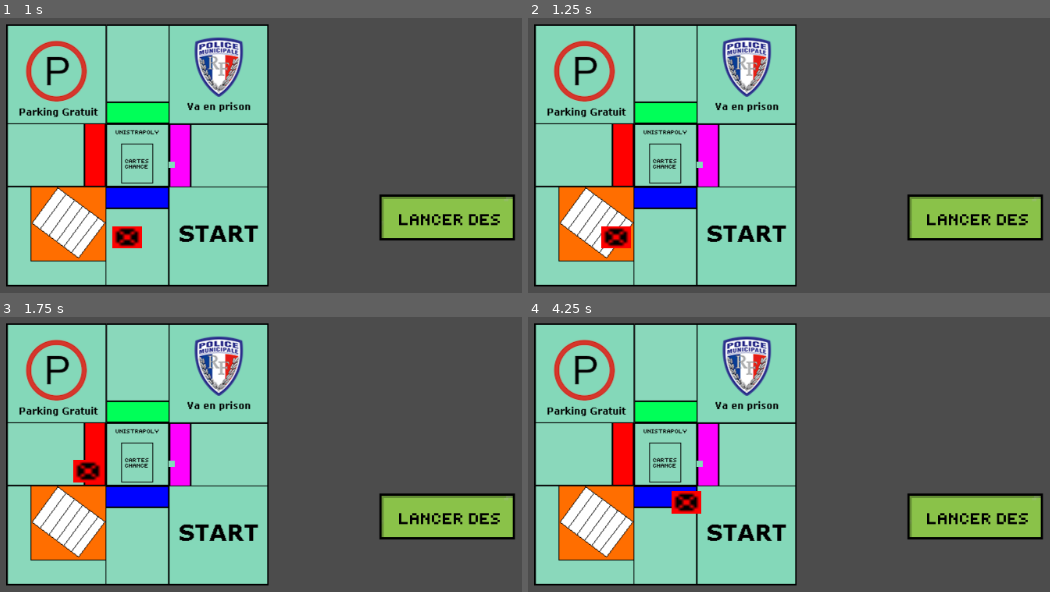
Above: before the commit, frames 1-4 (two rows, left to right).
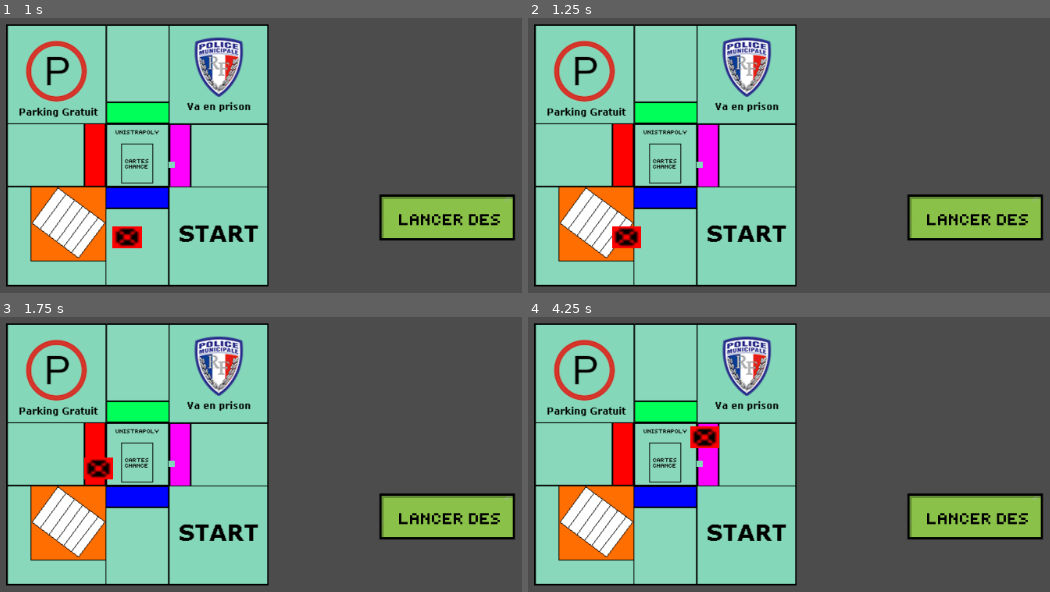
Above: after the commit, the same moments.

Repository: DARWICHAli/projet_integrateur
Game: Godot game, scene res://Jeu.tscn
Same seed, same stepped clock (60 frames per second), same inputs: the game is played once before the commit and once after it.
Inputs (mouse positions are in pixels of both pictures, inside the frame that each line leads up to):
- Up to frame 1 (1 s): click (433, 251) at 0.5 s
- Up to frame 2 (1.25 s): no input
- Up to frame 3 (1.75 s): click (433, 550) at 1.25 s
- Up to frame 4 (4.25 s): click (961, 550) at 2 s; move the mouse to (997, 517) at 2.77 s; click (997, 517) at 2.92 s; move the mouse to (658, 564) at 3.52 s; click (658, 564) at 3.67 s

Frame 1 is identical in both runs. In frame 2, 0.6% of the frame differs, in the area x 13-22%, y 75-84%; in frame 3, 0.6%; in frame 4, 1.0%, in the area x 27-37%, y 39-72%.

Commit message:
Premier Proto avec système paiement automatique des cases

Diff:
--- a/godot/Jeu.tscn
+++ b/godot/Jeu.tscn
@@ -220,7 +220,10 @@
 17/z_index = 0
 
 [sub_resource type="RectangleShape2D" id=2]
-extents = Vector2( 32.1061, 41.0426 )
+extents = Vector2( 43.3821, 41.0426 )
+
+[sub_resource type="RectangleShape2D" id=4]
+extents = Vector2( 59.4828, 30.1219 )
 
 [sub_resource type="RectangleShape2D" id=3]
 extents = Vector2( 58.5643, 27.7292 )
@@ -240,22 +243,22 @@
 script = ExtResource( 6 )
 
 [node name="CollisionShape2D" type="CollisionShape2D" parent="Plateau/AllerPrison"]
-position = Vector2( 370.415, 105.803 )
+position = Vector2( 367.517, 115.657 )
 shape = SubResource( 2 )
 
 [node name="Start" type="Area2D" parent="Plateau"]
 script = ExtResource( 16 )
 
 [node name="CollisionShape2D" type="CollisionShape2D" parent="Plateau/Start"]
-position = Vector2( 376.624, 296.944 )
+position = Vector2( 367.35, 298.103 )
 shape = SubResource( 2 )
 
 [node name="Park" type="Area2D" parent="Plateau"]
 script = ExtResource( 17 )
 
 [node name="CollisionShape2D" type="CollisionShape2D" parent="Plateau/Park"]
-position = Vector2( 191.687, 105.799 )
-shape = SubResource( 2 )
+position = Vector2( 177.363, 125.197 )
+shape = SubResource( 4 )
 
 [node name="Prison" type="Area2D" parent="Plateau"]
 script = ExtResource( 18 )
@@ -299,11 +302,11 @@
 script = ExtResource( 19 )
 
 [node name="CollisionPolygon2D" type="CollisionPolygon2D" parent="Plateau/VisitePrison"]
-position = Vector2( 119.518, 69.0964 )
+position = Vector2( 119.518, 68.5168 )
 polygon = PoolVector2Array( -3.3196, -1.50504, -3.13431, 122.638, 1.91772, 123.323, 120.823, 122.453, 121.009, 94.1037, 25.7706, 94.4742, 25.2148, -2.24619 )
 
 [node name="Pion" parent="." instance=ExtResource( 15 )]
-position = Vector2( 387.202, 294.449 )
+position = Vector2( 387.202, 295.029 )
 scale = Vector2( 0.400001, 0.48 )
 SPEED = 200
 
--- a/godot/Scripts/AllerPrison.gd
+++ b/godot/Scripts/AllerPrison.gd
@@ -15,5 +15,12 @@
 	t_detect.start()
 	yield(t_detect, "timeout")
 	if overlaps_body(body):
+		get_node("../..").coin = 1
+		body.prison = 1
 		get_node("../../Pion").position = get_node("../Prison/CollisionShape2D").position
-		print("VA EN PRISON !")
+		print("VOUS ETES EN PRISON, PAYEZ 50 ECTS !")
+		body.argent-=50
+		print("Solde : " + str(body.argent))
+		if body.argent <= 0:
+			print("VOUS ETES FAUCHES, C'EST PERDU !")
+			get_tree().quit()
--- a/godot/Scripts/Bleu.gd
+++ b/godot/Scripts/Bleu.gd
@@ -1,20 +1,7 @@
 extends Area2D
 
-
-# Declare member variables here. Examples:
-# var a = 2
-# var b = "text"
-
-
-# Called when the node enters the scene tree for the first time.
 func _ready():
-	pass # Replace with function body.
-
-
-# Called every frame. 'delta' is the elapsed time since the previous frame.
-#func _process(delta):
-#	pass
-
+	pass
 
 func _on_Bleu_body_entered(body):
 	get_node("../..").move()
@@ -25,4 +12,9 @@
 	t_detect.start()
 	yield(t_detect, "timeout")
 	if overlaps_body(body):
-		print("BLEU")
+		print("BIENVENUE A L'UFR : PAYEZ 150 ECTS !")
+		body.argent-=150
+		print("Solde : " + str(body.argent))
+		if body.argent <= 0:
+			print("VOUS ETES FAUCHES, C'EST PERDU !")
+			get_tree().quit()
--- a/godot/Scripts/Pion.gd
+++ b/godot/Scripts/Pion.gd
@@ -6,8 +6,10 @@
 var nb_cases = 3 # Par côté
 var case_side = 12
 
-
+var prison = 0
+var argent = 0
 var side = 30
+var nb_tours = 1
 
 #var velocity = Vector2()
 var game_size
@@ -56,4 +58,4 @@
 
 
 func _on_Lancer_pressed():
-	get_node("..").dep_cases = get_node("..").lancer_de()
+	get_node("..").dep_cases = 2#get_node("..").lancer_de()
--- a/godot/Scripts/Prison.gd
+++ b/godot/Scripts/Prison.gd
@@ -13,4 +13,11 @@
 	t_detect.start()
 	yield(t_detect, "timeout")
 	if overlaps_body(body):
-		print("VOUS ETES EN PRISON HAHAHAHA")
+		if body.prison == 0:
+			body.position = get_node("../VisitePrison/CollisionPolygon2D").get_global_position()
+#		print("VOUS ETES EN PRISON, PAYEZ 50 ECTS !")
+#		body.argent-=50
+#		print("Solde : " + str(body.argent))
+#		if body.argent <= 0:
+#			print("VOUS ETES FAUCHES, C'EST PERDU !")
+#			get_tree().quit()
--- a/godot/Scripts/Rouge.gd
+++ b/godot/Scripts/Rouge.gd
@@ -1,19 +1,7 @@
 extends Area2D
 
-# Declare member variables here. Examples:
-# var a = 2
-# var b = "text"
-
-
-# Called when the node enters the scene tree for the first time.
 func _ready():
-	pass # Replace with function body.
-
-
-# Called every frame. 'delta' is the elapsed time since the previous frame.
-#func _process(delta):
-#	pass
-
+	pass
 
 func _on_Rouge_body_entered(body):
 	get_node("../..").move()
@@ -24,4 +12,9 @@
 	t_detect.start()
 	yield(t_detect, "timeout")
 	if overlaps_body(body):
-		print("ROUGE")
+		print("BIENVENUE A LA FAC DE MEDECINE : PAYEZ 100 ECTS !")
+		body.argent-=100
+		print("Solde : " + str(body.argent))
+		if body.argent <= 0:
+			print("VOUS ETES FAUCHES, C'EST PERDU !")
+			get_tree().quit()
--- a/godot/Scripts/Start.gd
+++ b/godot/Scripts/Start.gd
@@ -6,7 +6,16 @@
 func _on_Start_body_entered(body):
 	if get_node("../..").debut == 0:
 		get_node("../..").dep_cases+=1
-		get_node("../..").debut+=1
+		body.argent = 500
+	else:
+		body.argent+=100
+		print("TOUR " + str(body.nb_tours) + "/3 FINI !")
+		if body.nb_tours == 3:
+			print("C'EST GAGNE !")
+			get_tree().quit()
+		print("RECEVEZ 100 ECTS !")
+		print("Solde : " + str(body.argent))
+		body.nb_tours+=1
 	get_node("../..").coin = 0
 	get_node("../..").move()
 	var t_detect = Timer.new()
@@ -16,4 +25,7 @@
 	t_detect.start()
 	yield(t_detect, "timeout")
 	if overlaps_body(body):
-		print("RECEVEZ 200 ECTS")
+		if get_node("../..").debut == 0:
+			print("BIENVENUE !")
+			print("Solde : " + str(body.argent))
+			get_node("../..").debut+=1
--- a/godot/Scripts/Vert.gd
+++ b/godot/Scripts/Vert.gd
@@ -1,20 +1,7 @@
 extends Area2D
 
-
-# Declare member variables here. Examples:
-# var a = 2
-# var b = "text"
-
-
-# Called when the node enters the scene tree for the first time.
 func _ready():
-	pass # Replace with function body.
-
-
-# Called every frame. 'delta' is the elapsed time since the previous frame.
-#func _process(delta):
-#	pass
-
+	pass
 
 func _on_Vert_body_entered(body):
 	get_node("../..").move()
@@ -25,4 +12,9 @@
 	t_detect.start()
 	yield(t_detect, "timeout")
 	if overlaps_body(body):
-		print("VERT")
+		print("BIENVENUE A L'IFSI : PAYEZ 100 ECTS !")
+		body.argent-=100
+		print("Solde : " + str(body.argent))
+		if body.argent <= 0:
+			print("VOUS ETES FAUCHES, C'EST PERDU !")
+			get_tree().quit()
--- a/godot/Scripts/Violet.gd
+++ b/godot/Scripts/Violet.gd
@@ -1,20 +1,7 @@
 extends Area2D
 
-
-# Declare member variables here. Examples:
-# var a = 2
-# var b = "text"
-
-
-# Called when the node enters the scene tree for the first time.
 func _ready():
-	pass # Replace with function body.
-
-
-# Called every frame. 'delta' is the elapsed time since the previous frame.
-#func _process(delta):
-#	pass
-
+	pass
 
 func _on_Violet_body_entered(body):
 	get_node("../..").move()
@@ -25,4 +12,9 @@
 	t_detect.start()
 	yield(t_detect, "timeout")
 	if overlaps_body(body):
-		print("VIOLET")
+		print("BIENVENUE A LA FAC DE CHIMIE : PAYEZ 125 ECTS !")
+		body.argent-=125
+		print("Solde : " + str(body.argent))
+		if body.argent <= 0:
+			print("VOUS ETES FAUCHES, C'EST PERDU !")
+			get_tree().quit()
Not shown: 2 places in godot/Jeu.tscn that only renumber resources
